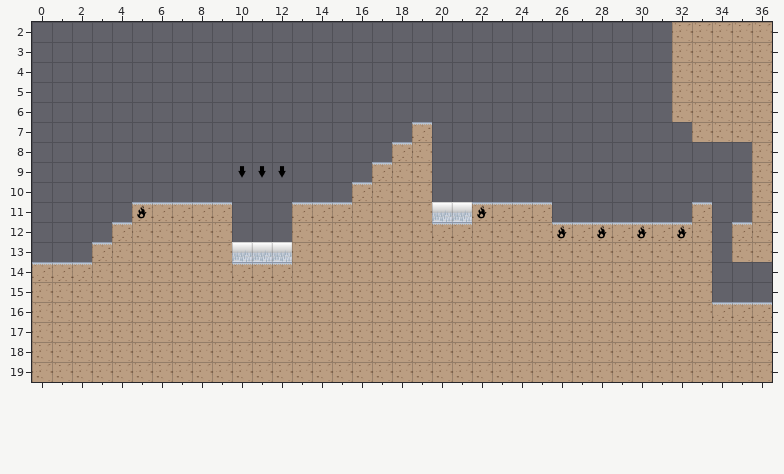
Two versions of a level (Tiled map, resources/maps/level1_stage1.tmx). The first picture shows the starting point.
Cells are 64x64 px. Shown: x 0..36, y 2..19.
Once edited:
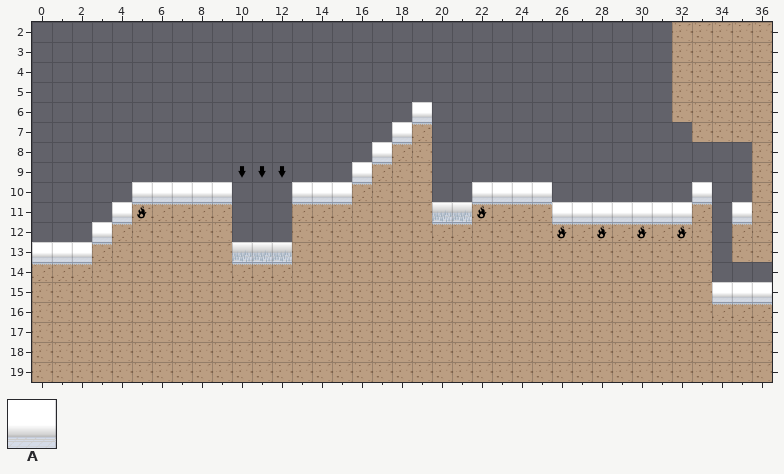
Key: from "tilesheet": A 2.
_ is an empty cell, . an unchanged one.
From old to new:
--- layer "background"
@@ x 0..35 @@
- 6 ..................._................
- 7 .................._.................
- 8 ................._..................
- 9 ................_...................
-10 ....._____...___......____......._..
-11 ...._....................._______.._
-12 ..._................................
-13 ___.................................
+ 6 ...................A................
+ 7 ..................A.................
+ 8 .................A..................
+ 9 ................A...................
+10 .....AAAAA...AAA......AAAA.......A..
+11 ....A.....................AAAAAAA..A
+12 ...A................................
+13 AAA.................................
@@ x 34..36 @@
-15 ___
+15 AAA
Where, in picture pixels (left, top, right, bottom), the same in both pictures:
added: (292, 102, 432, 202)
added: (32, 182, 232, 262)
added: (472, 182, 712, 222)
added: (732, 202, 752, 222)
added: (712, 282, 772, 302)
